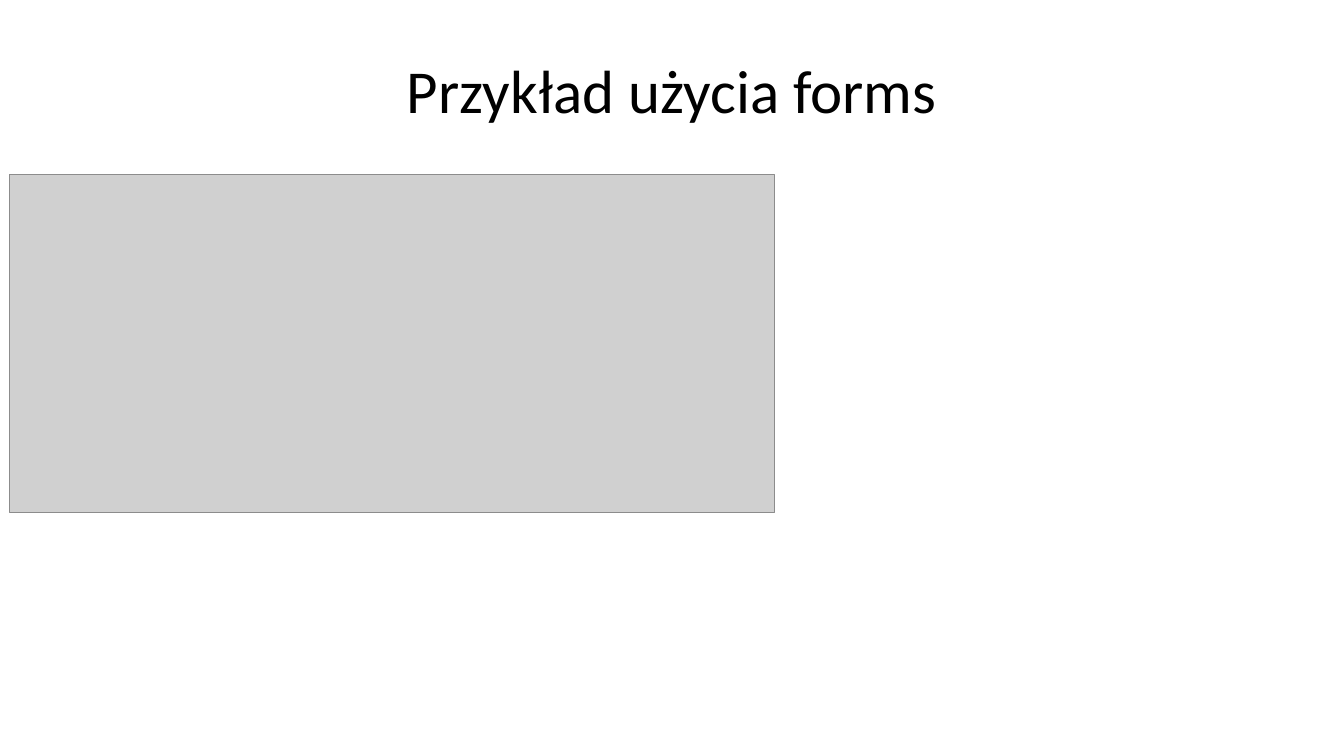
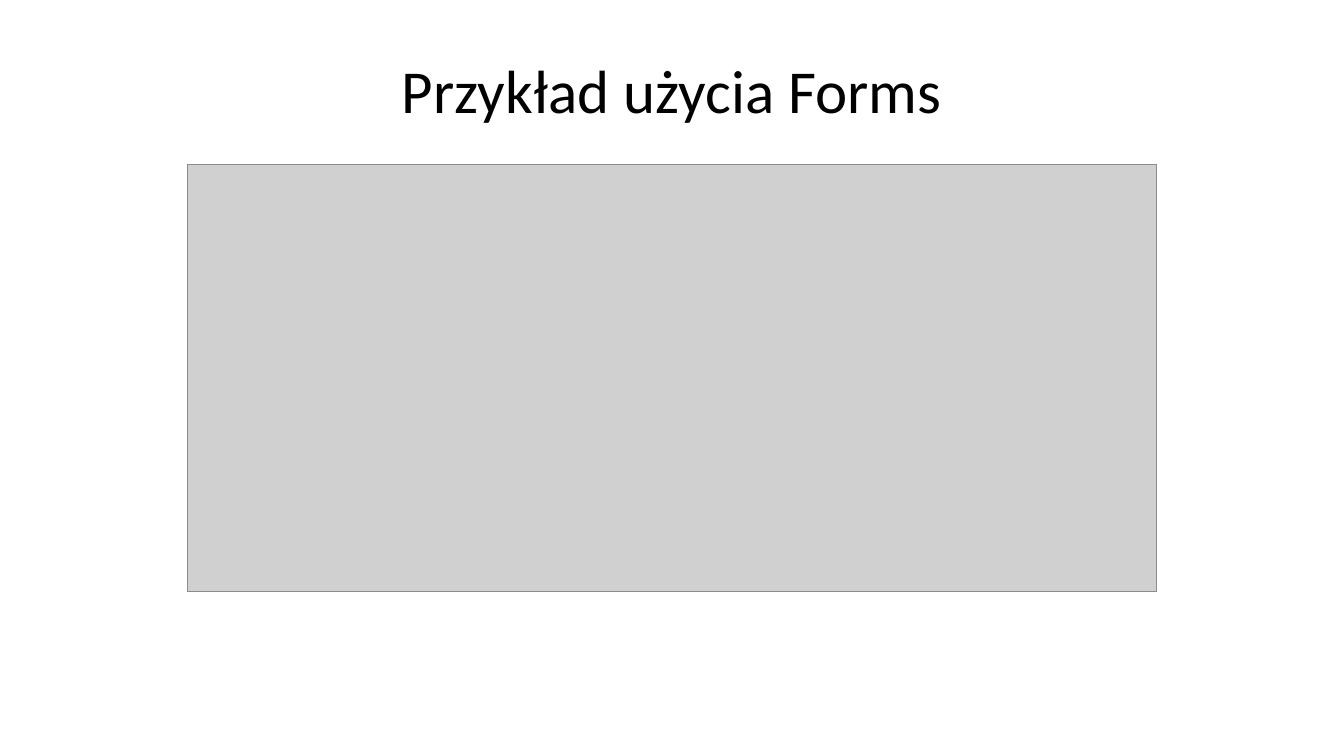
Before and after one commit to mpedziwiatr02/JPWP-User-Registration, a slide deck: slide 17 of PRESENTATION.odp. Drawn at 1344x756 pixels with LibreOffice and Linux fonts; fonts in the diff are those of the drawing; grey boxes stand for pictures; background and template pictures are left out. Boxes give left, top, right and bottom in pixels: in the first picture for what was removed or moved away, otherwise in the second. Text is boxed around its words. In the diff, an @@ line names an element or a change of style, - is before the commit and + after.

```diff
--- a/PRESENTATION.odp
+++ b/PRESENTATION.odp
@@ title at box(402, 70, 941, 123): text changed @@
-Przykład użycia forms
+Przykład użycia Forms
@@ picture: place and size @@
-picture at box(9, 175, 775, 512)
+picture at box(188, 165, 1156, 592)
```
Also in this commit, not shown: 18 other slides changed.
